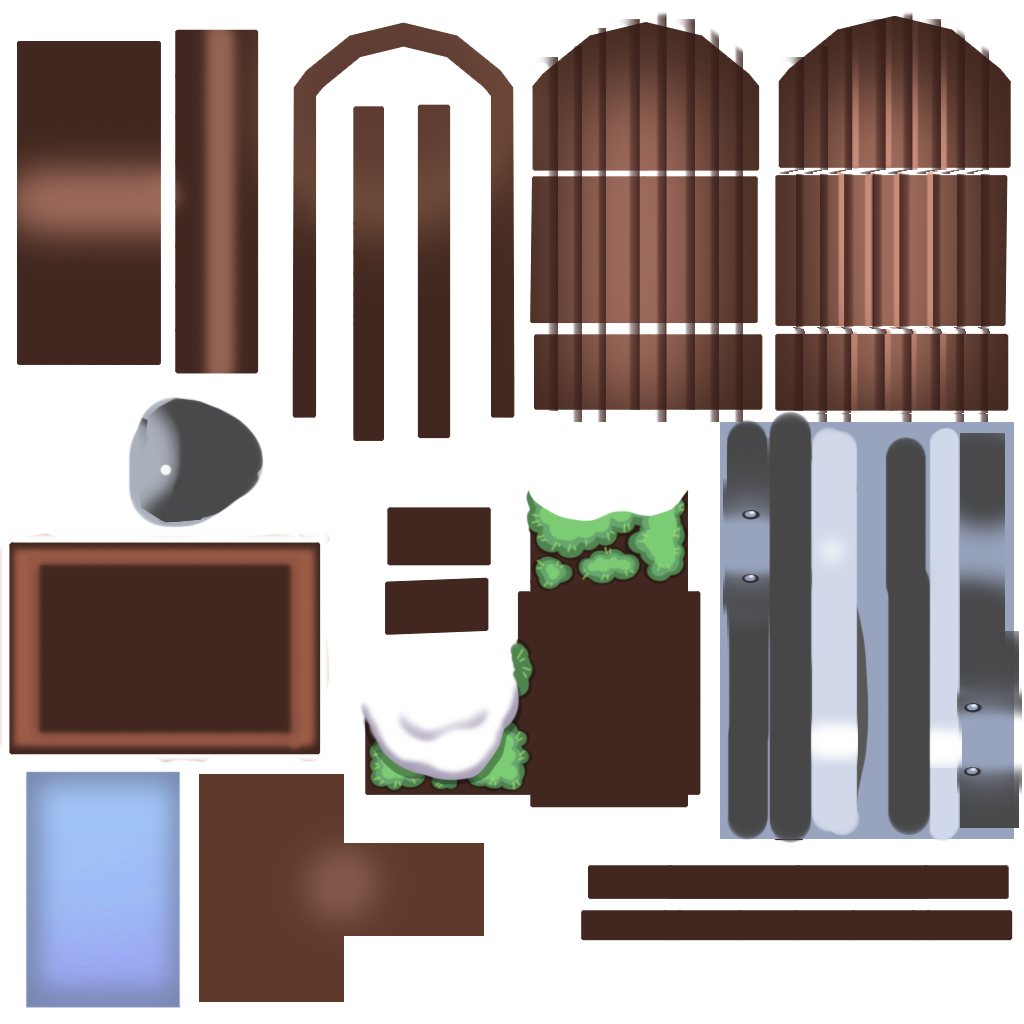
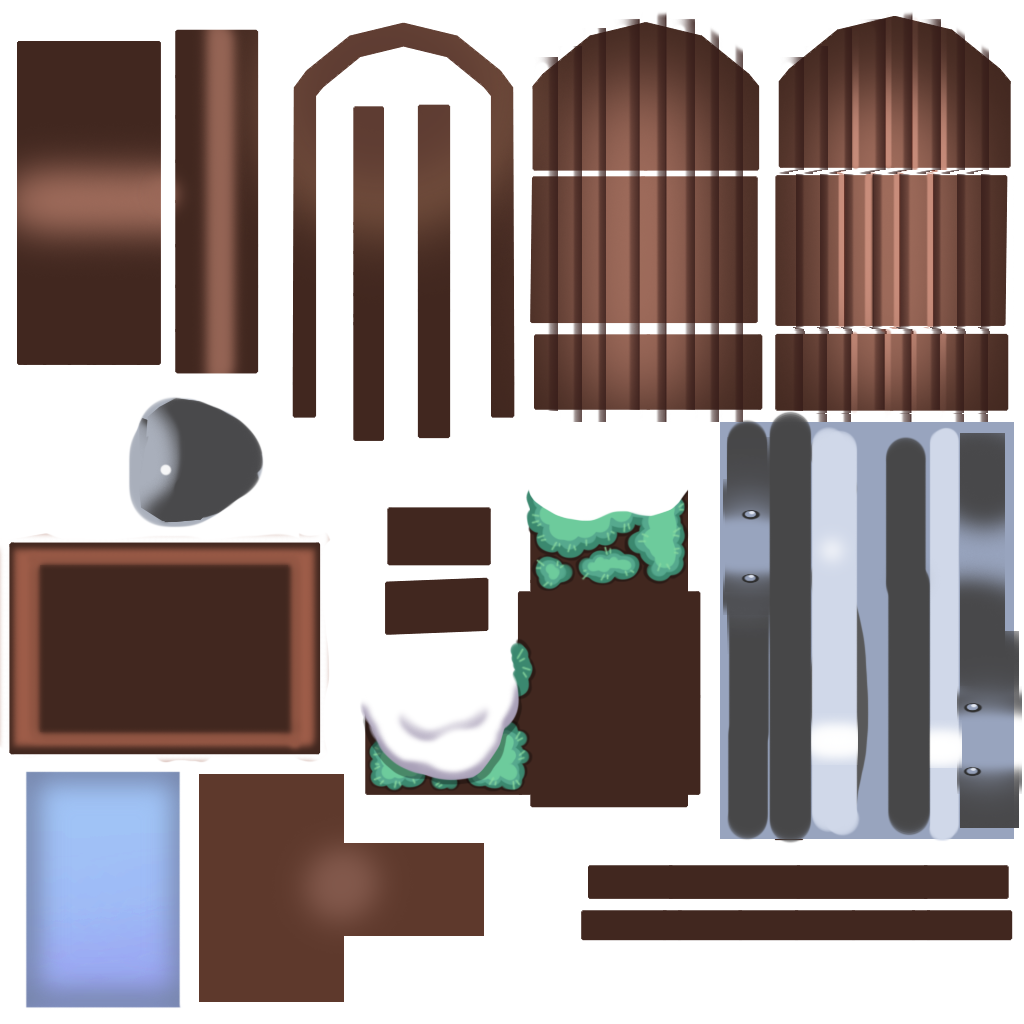
Layered file, before and after one edit (w=1024, h=1024). Changes by layer:
renamed "Layer 28" to "Layer 33", opacity 100% → 40%, blend normal → color, painted on it over [369, 490, 686, 791]
removed layer "Layer 27" over [379, 497, 678, 783]
removed layer "Layer 26" over [372, 490, 684, 787]
painted on "Layer 25" over [372, 490, 686, 791]
